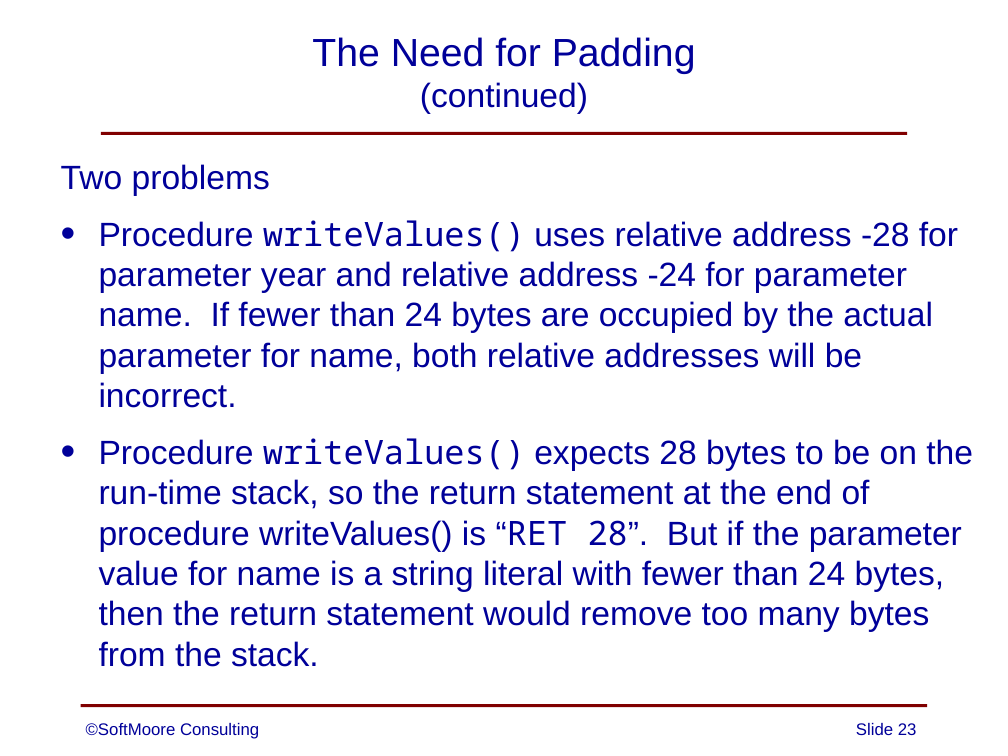
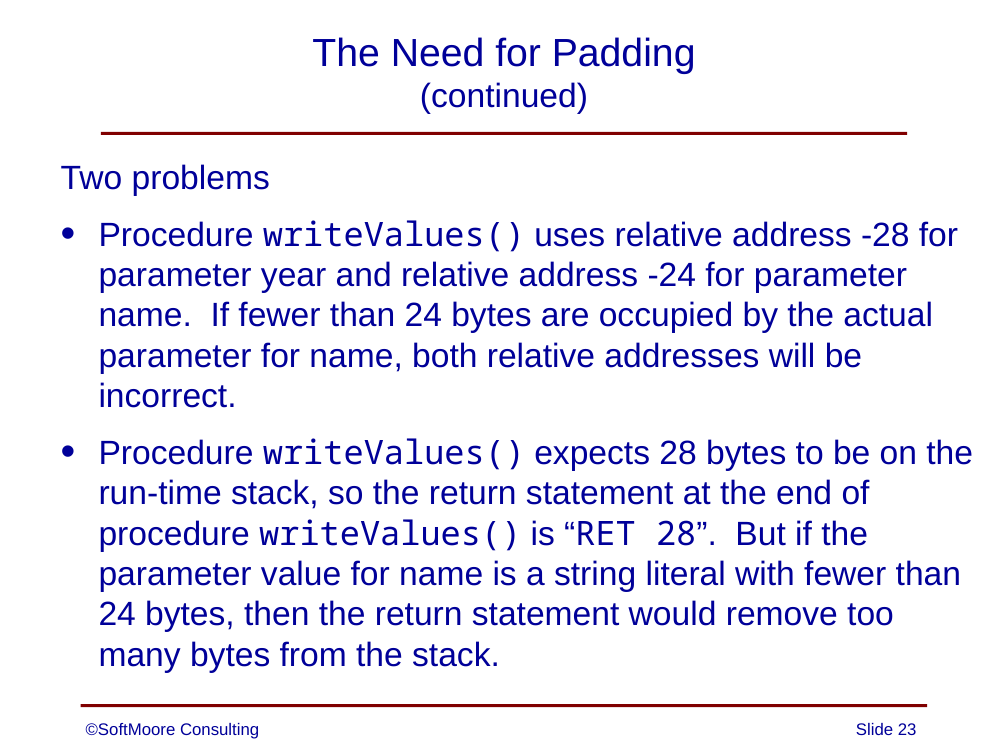
Before and after one commit to SoftMoore/CPRL-Kt-3rd, a slide deck: slide 23 of PowerPoints/15 - Strings.pptx. Drawn at 1008x756 pixels with LibreOffice and Linux fonts; fonts in the diff are those of the drawing. Boxes give left, top, right and bottom in pixels: in the first picture for what was removed or moved away, otherwise in the second. Text is boxed around its words. In the diff, an @@ line names an element or a change of style, - is before the commit and + after.

```diff
--- a/PowerPoints/15 - Strings.pptx
+++ b/PowerPoints/15 - Strings.pptx
@@ text at bbox=[99, 438, 973, 673]: font Arial to Noto Sans Mono in "writeValues()" @@
```
Also in this commit, not shown: 1 other slide changed.
